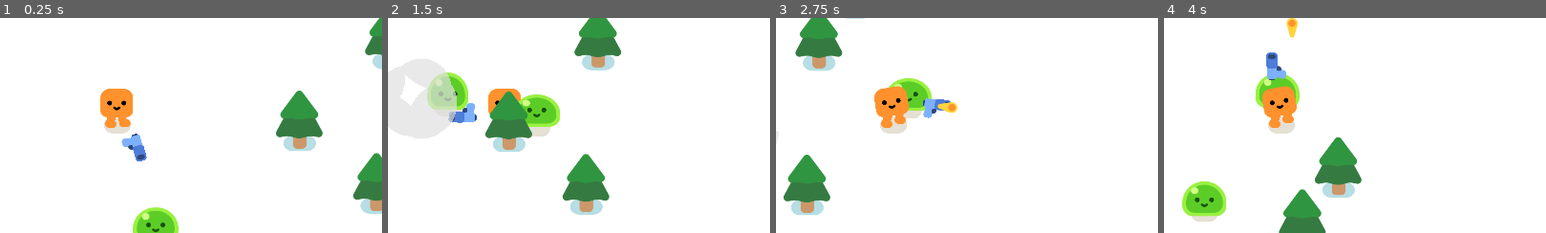
Above: before the commit, frames 1-4 (left to right).
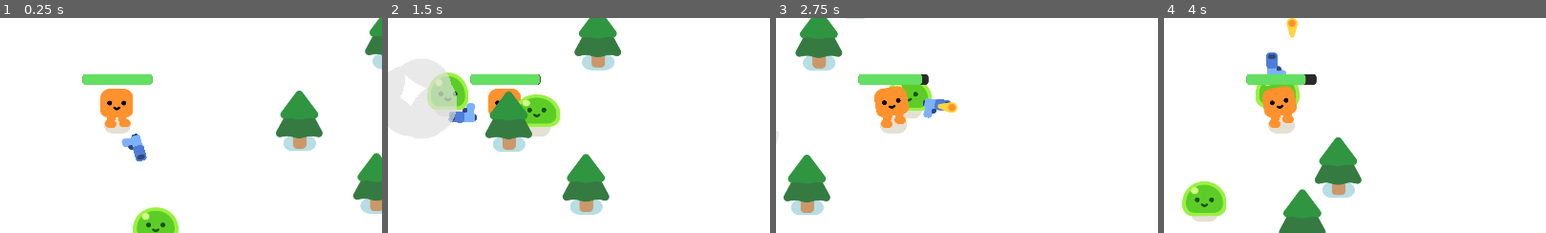
Above: after the commit, the same moments.

Repository: qwertyuiopasdfghjklzxcvbnm1234567890000/Final-Project
Game: Godot game, scene res://survivors_game.tscn
Same seed, same stepped clock (60 frames per second), same inputs: the game is played once before the commit and once after it.
Inputs:
- Up to frame 1 (0.25 s): no input
- Up to frame 2 (1.5 s): hold D (move_right) 0.53-1.28 s; hold S (move_down) from 1.28 s (still down)
- Up to frame 3 (2.75 s): release S (move_down) at 2.03 s; hold D (move_right) from 2.03 s (still down)
- Up to frame 4 (4 s): release D (move_right) at 2.78 s; hold W (move_up) 2.78-3.53 s; hold A (move_left) from 3.53 s (still down)
The pictures show only the part of the screen within x 35-85%, y 25-75%; the shares and areas given below are measured in that part.

The runs differ from the first frame. In frame 1, 0.9% of the frame differs, in the area x 21-40%, y 26-32%; in frame 2, 0.9%; in frame 3, 0.9%; in frame 4, 0.9%, in the area x 21-40%, y 25-32%.

Commit message:
add health management to player - complete

Diff:
--- a/player.gd
+++ b/player.gd
@@ -1,4 +1,8 @@
 extends CharacterBody2D
+
+signal health_delpleted
+
+var health = 100.0
 
 
 func _physics_process(delta):
@@ -10,3 +14,11 @@
 		$HappyBoo.play_walk_animation()
 	else:
 		$HappyBoo.play_idle_animation()
+
+	const DAMAGE_RATE = 5.0
+	var overlapping_mobs = %HurtBox.get_overlapping_bodies()
+	if overlapping_mobs.size() > 0:
+		health -= DAMAGE_RATE * overlapping_mobs.size() * delta
+		%ProgressBar.value = health
+		if health <= 0.0:
+			health_delpleted.emit()
--- a/player.tscn
+++ b/player.tscn
@@ -6,6 +6,23 @@
 
 [sub_resource type="CircleShape2D" id="CircleShape2D_8xsat"]
 radius = 29.15
+
+[sub_resource type="CircleShape2D" id="CircleShape2D_wbwne"]
+radius = 39.8121
+
+[sub_resource type="StyleBoxFlat" id="StyleBoxFlat_wpl6l"]
+bg_color = Color(0.164706, 0.164706, 0.164706, 1)
+corner_radius_top_left = 8
+corner_radius_top_right = 8
+corner_radius_bottom_right = 8
+corner_radius_bottom_left = 8
+
+[sub_resource type="StyleBoxFlat" id="StyleBoxFlat_dktna"]
+bg_color = Color(0.392157, 0.87451, 0.384314, 1)
+corner_radius_top_left = 8
+corner_radius_top_right = 8
+corner_radius_bottom_right = 8
+corner_radius_bottom_left = 8
 
 [node name="Player" type="CharacterBody2D"]
 script = ExtResource("1_u1dh7")
@@ -20,3 +37,23 @@
 
 [node name="Gun" parent="." instance=ExtResource("3_r3ava")]
 position = Vector2(0, -40)
+
+[node name="HurtBox" type="Area2D" parent="."]
+unique_name_in_owner = true
+collision_layer = 0
+collision_mask = 2
+
+[node name="CollisionShape2D" type="CollisionShape2D" parent="HurtBox"]
+shape = SubResource("CircleShape2D_wbwne")
+debug_color = Color(0.956863, 0, 0.545098, 0.419608)
+
+[node name="ProgressBar" type="ProgressBar" parent="."]
+unique_name_in_owner = true
+offset_left = -88.0
+offset_top = -128.0
+offset_right = 88.0
+offset_bottom = -101.0
+theme_override_styles/background = SubResource("StyleBoxFlat_wpl6l")
+theme_override_styles/fill = SubResource("StyleBoxFlat_dktna")
+value = 100.0
+show_percentage = false
Not shown: 1 places in player.tscn that only renumber resources
